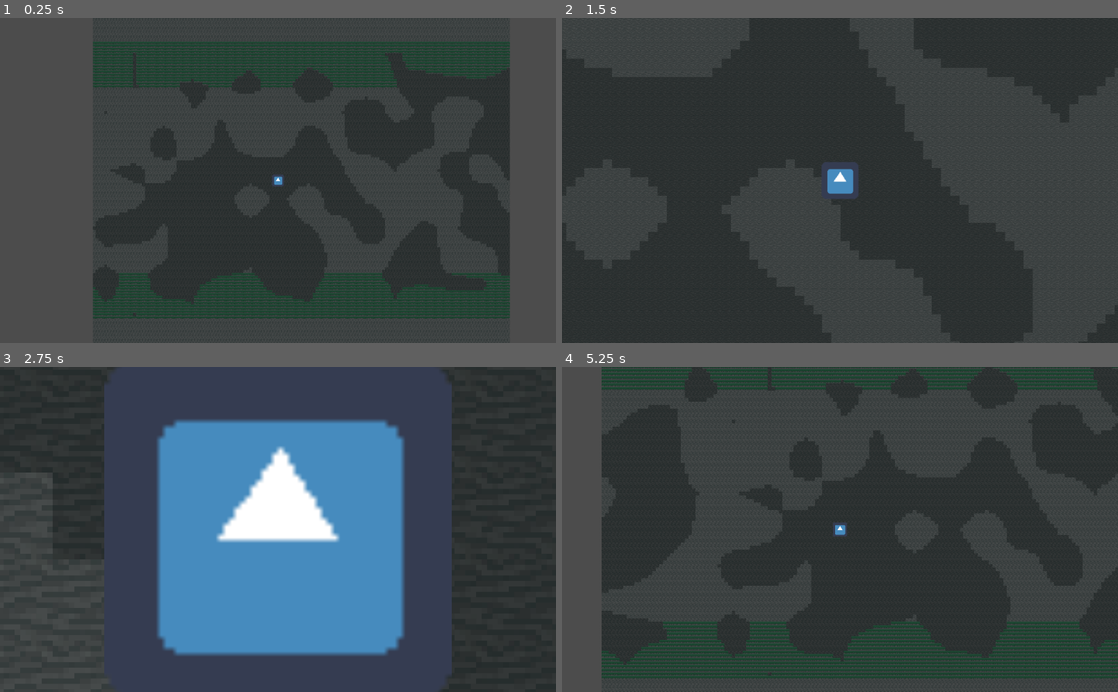
Above: before the commit, frames 1-4 (two rows, left to right).
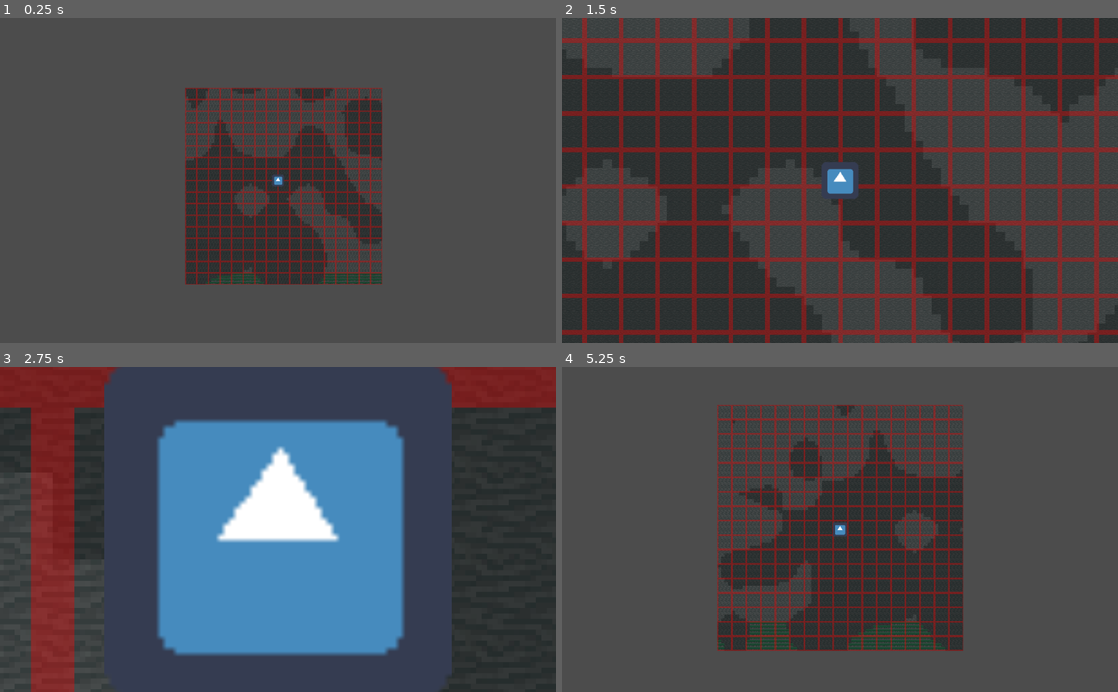
Above: after the commit, the same moments.

Repository: ryanperryj/Cavernous
Game: Godot game, scene res://scenes/World.tscn
Two runs of this game, one before a commit and one after it. Both use one fixed random seed, a clock stepped at 60 frames per second and the inputs below. The engine's default icon, where the game draws it, is replaced by a stand-in: a white triangle on a blue panel in a dark square.
Inputs:
- Up to frame 1 (0.25 s): no input
- Up to frame 2 (1.5 s): tap Enter at 0.5 s; hold D (right) 0.53-1.28 s; hold E (zoom_in) 0.53-1.28 s; hold S (down) from 1.28 s (still down); tap Q (zoom_out) at 1.35 s
- Up to frame 3 (2.75 s): release S (down) at 2.03 s; hold D (right) from 2.03 s (still down); hold E (zoom_in) from 2.03 s (still down)
- Up to frame 4 (5.25 s): release D (right) at 2.78 s; release E (zoom_in) at 2.78 s; hold W (up) 2.78-3.53 s; tap Q (zoom_out) at 2.85, 4.35 s; hold E (zoom_in) 3.53-4.28 s; hold A (left) 3.53-5.03 s; tap R (reload) at 4.15 s; hold S (down) from 5.03 s (still down); hold E (zoom_in) from 5.03 s (still down)

The runs differ from the first frame. In frame 1, 32% of the frame differs, in the area x 16-92%, y 2-100%; in frame 2, 24%; in frame 3, 12%; in frame 4, 42%, in the area x 7-100%, y 0-98%.

Commit message:
Added chunk borders Added a 2D array of tile types to each chunk Renamed many variables

Diff:
--- a/instances/Chunk.tscn
+++ b/instances/Chunk.tscn
@@ -1,11 +1,12 @@
-[gd_scene load_steps=5 format=2]
+[gd_scene load_steps=6 format=2]
 
 [ext_resource path="res://scripts/chunk.gd" type="Script" id=1]
-[ext_resource path="res://assets/block/stone.png" type="Texture" id=2]
-[ext_resource path="res://assets/block/moss.png" type="Texture" id=3]
+[ext_resource path="res://assets/block/0_stone.png" type="Texture" id=2]
+[ext_resource path="res://assets/block/1_moss.png" type="Texture" id=3]
+[ext_resource path="res://assets/debug/chunk_border.png" type="Texture" id=4]
 
 [sub_resource type="TileSet" id=1]
-0/name = "stone.png 0"
+0/name = "0_stone.png 0"
 0/texture = ExtResource( 2 )
 0/tex_offset = Vector2( 0, 0 )
 0/modulate = Color( 1, 1, 1, 1 )
@@ -19,7 +20,7 @@
 0/shape_one_way_margin = 0.0
 0/shapes = [  ]
 0/z_index = 0
-1/name = "moss.png 1"
+1/name = "1_moss.png 1"
 1/texture = ExtResource( 3 )
 1/tex_offset = Vector2( 0, 0 )
 1/modulate = Color( 1, 1, 1, 1 )
@@ -41,3 +42,7 @@
 tile_set = SubResource( 1 )
 cell_size = Vector2( 16, 16 )
 format = 1
+
+[node name="Ch_Border_Sprite" type="Sprite" parent="."]
+texture = ExtResource( 4 )
+centered = false
--- a/scripts/chunk.gd
+++ b/scripts/chunk.gd
@@ -5,23 +5,45 @@
 var noise = preload("res://scripts/noise.gd").Noise.new(seed_str)
 var background_scene = preload("res://instances/Background.tscn")
 
+var AIR = -1
+
 enum {
-	STONE, MOSS
+	STONE, MOSS,
 }
 
-var chunk_index: Vector2
+enum {
+	STONE_BG,
+}
+
+var pos_ch: Vector2
+var sz_ch: int
 var cave_depth = 16
 var tunnel_depth = 112
-
 var world_depth = 128
 
+var tl_types = []
+
 func _ready():
-	var chunk_size = get_node("..").chunk_size
-	create_background(chunk_size, chunk_size, STONE)
-	for x in range(0, chunk_size):
-		for y in range(0, chunk_size):
-			var x_global = chunk_index.x*chunk_size + x
-			var y_global = chunk_index.y*chunk_size + y
+	sz_ch = get_node("..").sz_ch
+
+	# draw chunk border
+	$Ch_Border_Sprite.scale = Vector2(sz_ch, sz_ch)
+
+	# init tile_data array
+	var c = 0 ; var r = 0
+	while c < sz_ch:
+		tl_types.append([])
+		r = 0
+		while r < sz_ch:
+			tl_types[c].append(-1)
+			r += 1
+		c += 1
+
+	create_background(sz_ch, sz_ch, STONE_BG)
+	for x in range(sz_ch):
+		for y in range(sz_ch):
+			var x_global = pos_ch.x*sz_ch + x
+			var y_global = pos_ch.y*sz_ch + y
 			# top layer of solid stone
 			if y_global < cave_depth:
 				# y = 0 to 15
@@ -49,6 +71,7 @@
 
 func create_tile(x, y, type):
 	$TileMap.set_cell(x, y, type)
+	tl_types[y][x] = type
 
 func create_background(width, height, type):
 	var new_background = background_scene.instance()
--- a/scripts/world.gd
+++ b/scripts/world.gd
@@ -1,60 +1,91 @@
 extends Node2D
 
-var chunk = preload("res://instances/Chunk.tscn")
+# TYPES
+# px: pixel
+# tl: tile
+# ch: chunk
 
-var chunk_size: int = 16
-export var load_distance: int = 4
-var ij_current_chunk: Vector2
-var loaded_chunks = {}
+# QUALIFIERS
+# cur: current
+# rel: relative
 
-func _ready():
+# DATA
+# sz: size
+# pos: position
+# ptr: pointer
+# scn: scene
+
+# data_qualifier_type
+
+var scn_ch = preload("res://instances/Chunk.tscn")
+
+const sz_tl: int = 16        #px
+const sz_ch: int = 4         #tl
+const load_distance: int = 8 #ch
+
+var pos_curr_px: Vector2
+var pos_curr_tl: Vector2
+var pos_curr_ch: Vector2
+var pos_last_ch: Vector2
+
+var ch_loaded_ptr = {}
+var ch_is_generated = {}
+var tl_types = {}
+
+func _process(delta):
+	pos_curr_px = $Player.position.floor()
+	pos_curr_tl = (pos_curr_px / sz_tl).floor()
+	pos_curr_ch = (pos_curr_tl / sz_ch).floor()
+
+	var row_text = ""
+	if tl_types.has(pos_curr_ch) and pos_curr_ch != pos_last_ch:
+		for y in range(sz_ch):
+			row_text = ""
+			for x in range(sz_ch):
+				row_text += str(tl_types[pos_curr_ch][y][x]) + "	"
+			print(row_text + "\n")
+		print("\n =========== \n")
+	pos_last_ch = pos_curr_ch
+
+	# chunk loading
+	#var t_start: float = OS.get_ticks_msec()
+	for x in range(-load_distance, load_distance + 1):
+		for y in range(-load_distance, load_distance + 1):
+			var pos_ch = pos_curr_ch + Vector2(x, y)
+			if !ch_loaded_ptr.has(pos_ch):
+				ch_loaded_ptr[pos_ch] = scn_ch.instance()
+				ch_loaded_ptr[pos_ch].pos_ch = pos_ch
+				ch_loaded_ptr[pos_ch].translate(pos_ch*sz_ch*sz_tl)
+				call_deferred("add_child", (ch_loaded_ptr[pos_ch]))
+				ch_is_generated[pos_ch] = true
+				tl_types[pos_ch] = ch_loaded_ptr[pos_ch].tl_types
+	#print("chunk loading took: ", OS.get_ticks_msec() - t_start)
+
+	# chunk unloading
+	#t_start = OS.get_ticks_msec()
+	for x in range(-load_distance - 1, load_distance + 2):
+		for y in range(-load_distance - 1, load_distance + 2):
+			if x == -load_distance - 1 or x == load_distance + 1 or y == -load_distance - 1 or y == load_distance + 1:
+				var pos_ch = pos_curr_ch + Vector2(x, y)
+				if ch_loaded_ptr.has(pos_ch):
+					ch_loaded_ptr[pos_ch].queue_free()
+					ch_loaded_ptr.erase(pos_ch)
+	#print("chunk unloading took: ", OS.get_ticks_msec() - t_start)
+
+func get_tile_type(pos_tl: Vector2) -> int:
+	var pos_ch = (pos_tl / sz_ch).floor()
+	var pos_tl_rel_ch = pos_tl - pos_ch*sz_ch
+
+	if tl_types.has(pos_ch):
+		return tl_types[pos_ch][pos_tl_rel_ch]
+	else:
+		return -2
+
+func load_chunk():
 	pass
 
-func _process(delta):
-	ij_current_chunk = ($Player.position / (chunk_size*16.0)).floor()
-	# chunk loading
-	var t_start: float = OS.get_ticks_msec()
-	for i_relative in range(-load_distance, load_distance + 1):
-		for j_relative in range(-load_distance, load_distance + 1):
-			var ij = ij_current_chunk + Vector2(i_relative, j_relative)
-			if !loaded_chunks.has(ij):
-				loaded_chunks[ij] = chunk.instance()
-				loaded_chunks[ij].chunk_index = ij
-				loaded_chunks[ij].translate(ij*chunk_size*16)
-				call_deferred("add_child", (loaded_chunks[ij]))
-	print("chunk loading took: ", OS.get_ticks_msec() - t_start)
-
-	# chunk unloading
-	t_start = OS.get_ticks_msec()
-	# top chunks
-	for i_relative in range(-load_distance - 1, load_distance + 1):			#     x x x x o
-		var ij = ij_current_chunk + Vector2(i_relative, -load_distance - 1)	#     o [   ] o
-		if loaded_chunks.has(ij):											#     o [   ] o
-			var chunk = loaded_chunks[ij]									#     o [   ] o
-			chunk.queue_free()												#     o o o o o
-			loaded_chunks.erase(ij)
-	# bottom chunks
-	for i_relative in range(-load_distance, load_distance + 2):				#     o o o o o
-		var ij = ij_current_chunk + Vector2(i_relative, load_distance + 1)	#     o [   ] o
-		if loaded_chunks.has(ij):											#     o [   ] o
-			var chunk = loaded_chunks[ij]									#     o [   ] o
-			chunk.queue_free()												#     o x x x x
-			loaded_chunks.erase(ij)
-	# right chunks
-	for j_relative in range(-load_distance - 1, load_distance + 1):			#     o o o o x
-		var ij = ij_current_chunk + Vector2(load_distance + 1, j_relative)	#     o [   ] x
-		if loaded_chunks.has(ij):											#     o [   ] x
-			var chunk = loaded_chunks[ij]									#     o [   ] o
-			chunk.queue_free()												#     o o o o o
-			loaded_chunks.erase(ij)
-	# left chunks
-	for j_relative in range(-load_distance , load_distance + 2):			#     o o o o o
-		var ij = ij_current_chunk + Vector2(-load_distance - 1, j_relative)	#     x [   ] o
-		if loaded_chunks.has(ij):											#     x [   ] o
-			var chunk = loaded_chunks[ij]									#     o [   ] o
-			chunk.queue_free()												#     x o o o o
-			loaded_chunks.erase(ij)
-	print("chunk unloading took: ", OS.get_ticks_msec() - t_start)
+func generate_chunk():
+	pass
 
 func _input(event):
 	if event.is_action_released("quit"):
Renamed: assets/block/stone.png -> assets/block/0_stone.png
Not shown, added: assets/block/0_stone.png.import
Renamed: assets/block/moss.png -> assets/block/1_moss.png
Not shown, changed: assets/block/1_moss.png.import
Binary file added: assets/debug/chunk_border.png
Not shown, changed: assets/debug/chunk_border.png.import
